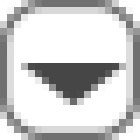
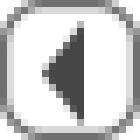
Before/after of a w=140, h=140 layered artwork. What changed in the layer stack:
painted on "Shape 1" over (21, 21, 126, 126)
